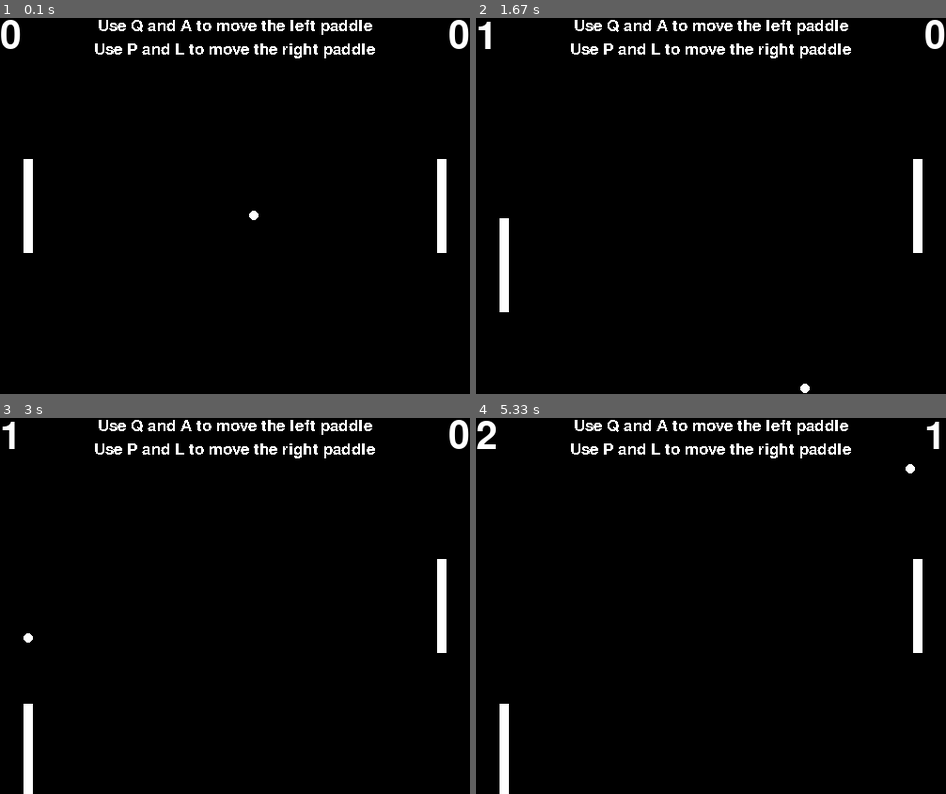
Above: before the commit, frames 1-4 (two rows, left to right).
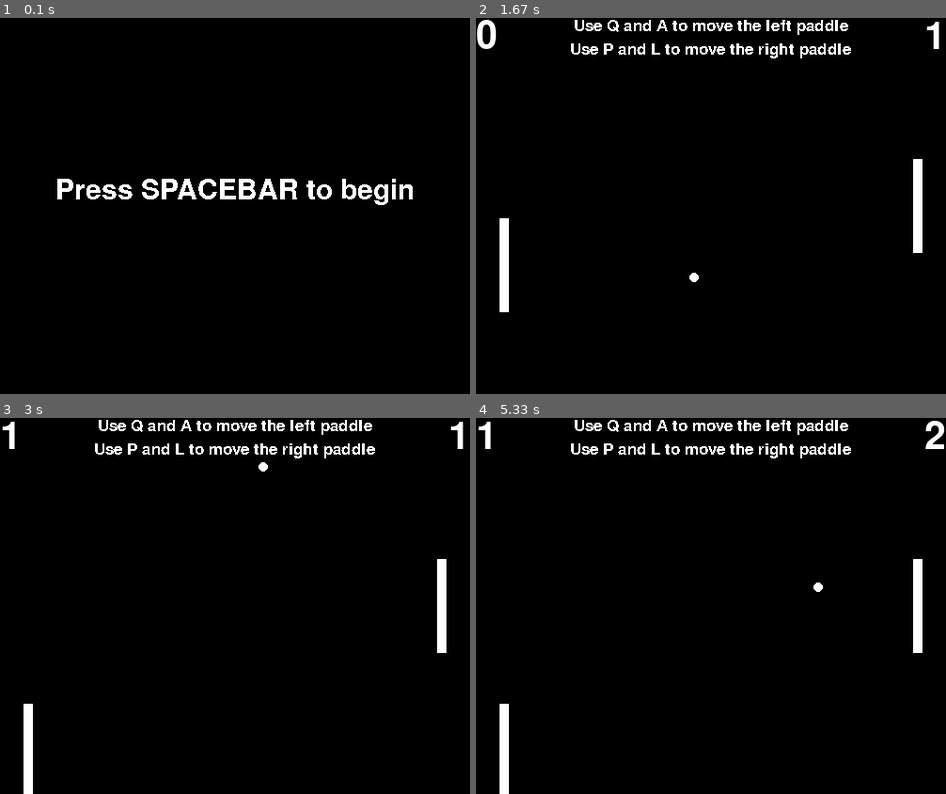
Above: after the commit, the same moments.

Repository: NaotoIsayama/pygame-pong
Game: pygame game, started from main.py
The game is run twice, just before and just after one commit, with the same random seed, the same clock (stepped at 60 frames per second) and the same inputs.
Inputs:
- Up to frame 1 (0.1 s): no input
- Up to frame 2 (1.67 s): tap Space at 0.33 s; tap A at 0.67, 1, 1.4 s
- Up to frame 3 (3 s): tap A at 1.7, 1.9, 2.23, 2.53, 2.73 s; tap Space at 1.98 s
- Up to frame 4 (5.33 s): tap A at 3.03 s

The runs differ from the first frame. In frame 1, 4.7% of the frame differs, in the area x 0-100%, y 0-63%; in frame 2, 0.6%; in frame 3, 0.3%; in frame 4, 0.4%.

Commit message:
added startup

Diff:
--- a/main.py
+++ b/main.py
@@ -50,7 +50,7 @@
       self.paddle_velocity = 7
 
       # game specific objects
-      self.Ball = Ball('white', 5, [250, 200], [4, 2], self.surface)
+      self.Ball = Ball('white', 5, [250, 200], [-6, 4], self.surface)
       self.paddle_left = pygame.Rect(25, 150, 10, 100)
       self.paddle_right = pygame.Rect(465, 150, 10, 100)
       self.score_left = 0
@@ -65,16 +65,32 @@
       # font attributes
       self.font_score = pygame.font.SysFont('', 60)
       self.font_text = pygame.font.SysFont('', 25)
+      self.font_start = pygame.font.SysFont('', 45)
       self.font_color = pygame.Color('white')
 
       # other attributes
       self.FPS = 60
       self.game_Clock = pygame.time.Clock()
-      self.close_clicked = False
+      self.close_clicked = True
+      self.is_starting = True
       self.continue_game = True
 
    def play(self):
 
+      # startup loop
+      while self.is_starting:
+         # Startup text
+         self.draw_start_text()
+         events = pygame.event.get()
+         for event in events:
+            if event.type == pygame.KEYDOWN:
+               if event.key == pygame.K_SPACE:
+                  self.close_clicked = False
+                  self.is_starting = False
+            if event.type == pygame.QUIT:
+               pygame.quit()
+
+      # game loop
       while not self.close_clicked:  # until player clicks close box
          # play frame
          self.handle_events()
@@ -84,10 +100,23 @@
             self.decide_continue()
          self.game_Clock.tick(self.FPS) # run at most with FPS Frames Per Second
 
+   def draw_start_text(self):
+      # draw the text upon start up
+
+      self.surface.fill(self.bg_color)
+
+      # Startup text
+      start_text = self.font_start
+      start_text_surface = start_text.render('Press SPACEBAR to begin', False, self.font_color)
+      size = start_text.size('Press SPACEBAR to begin')
+      self.surface.blit(start_text_surface,(((self.surface_width - size[0])//2),((self.surface_height//2) - size[1])))
+
+      pygame.display.update()
+
+
    def handle_events(self):
       # Handle each user event by changing the game state appropriately.
       # - self is the Game whose events will be handled
-
       events = pygame.event.get()
       for event in events:
          if event.type == pygame.QUIT:
